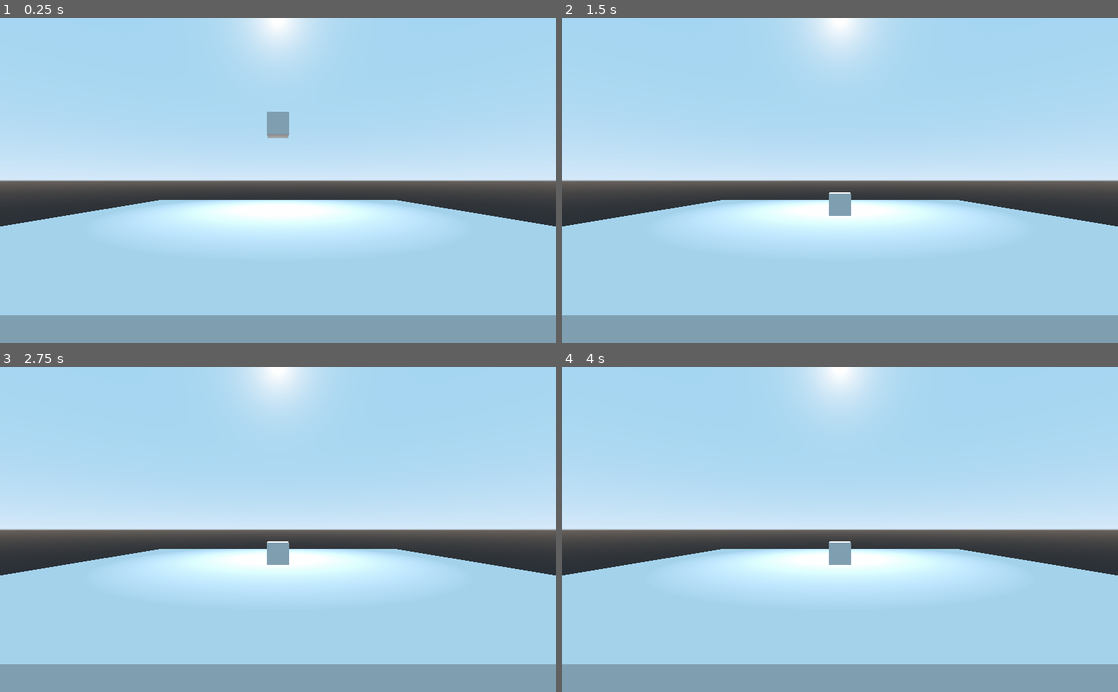
Above: before the commit, frames 1-4 (two rows, left to right).
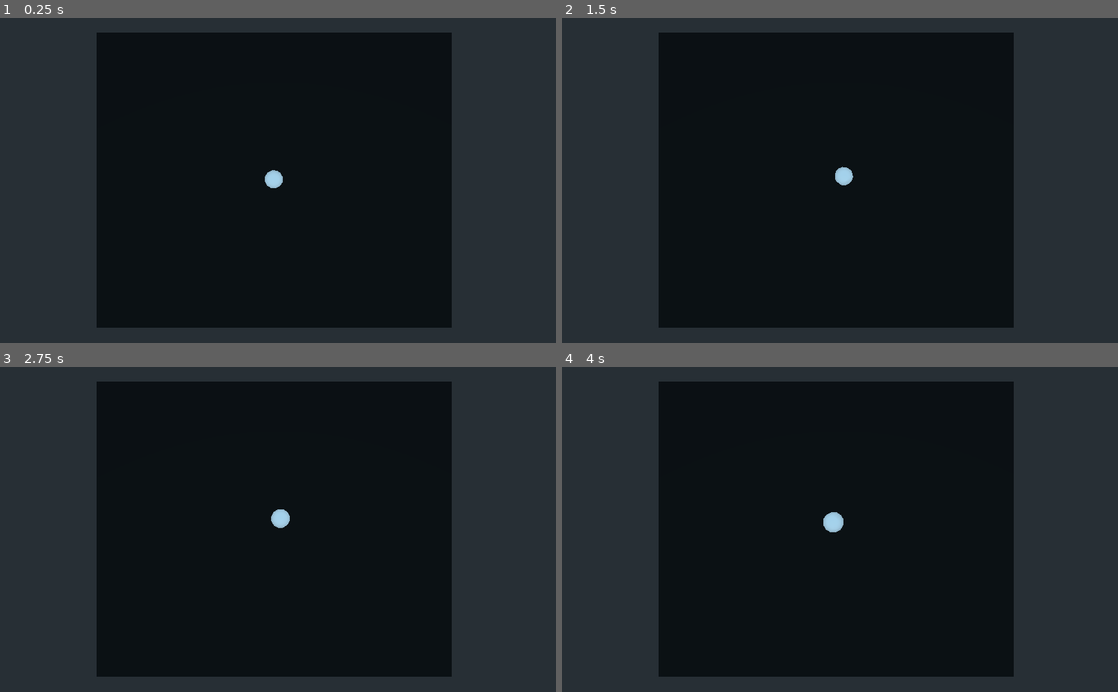
Above: after the commit, the same moments.

Repository: NoaheCampbell/GoDot-Experiments
Game: Godot game, scene res://Spatial.tscn
Same seed, same stepped clock (60 frames per second), same inputs: the game is played once before the commit and once after it.
Inputs:
- Up to frame 1 (0.25 s): no input
- Up to frame 2 (1.5 s): tap Enter at 0.5 s; hold D 0.53-1.28 s; hold S from 1.28 s (still down)
- Up to frame 3 (2.75 s): tap Space at 2 s; release S at 2.03 s; hold D from 2.03 s (still down)
- Up to frame 4 (4 s): tap Enter at 2.75 s; release D at 2.78 s; hold W 2.78-3.53 s; tap Space at 3.5 s; hold A from 3.53 s (still down)

The runs differ from the first frame. In frame 1, 97% of the frame differs, in the area x 0-100%, y 0-100%; in frame 2, 97%; in frame 3, 97%; in frame 4, 97%.

Commit message:
Added movement

Diff:
--- a/CSGBox.gd
+++ b/CSGBox.gd
@@ -1,9 +1,10 @@
-extends CSGBox
+extends RigidBody
 
 
 # Declare member variables here. Examples:
 
-var thrustValue = 5;
+var thrustValue = 50
+
 
 # Called when the node enters the scene tree for the first time.
 func _ready():
@@ -11,13 +12,31 @@
 
 func _move_forward(delta_time):
 	# Applies force to the node
-	apply_impulse(Vector3(0, 0, 0), get_global_transform().basis.z.normalized() * delta_time * thrustValue)
+	translate(get_global_transform().basis.z.normalized() * thrustValue * delta_time)
+
+func _move_back(delta_time):
+	# Applies force to the node
+	translate(get_global_transform().basis.z.normalized() * delta_time * -thrustValue)
+
+func _move_left(delta_time):
+	translate(get_global_transform().basis.x.normalized() * delta_time * -thrustValue)
+
+func _move_right(delta_time):
+	translate(get_global_transform().basis.x.normalized() * thrustValue * delta_time)
 
 # Called every frame. 'delta' is the elapsed time since the previous frame.
-#func _process(delta):
-#	pass
+# func _process(_delta):
+# 	# Resets the player's x and z rotation to 0
+# 	rotation.x = 0
+# 	rotation.z = 0
 
 func _input(event):
 	if event is InputEventKey and event.pressed:
 		if event.scancode == KEY_W:
 			_move_forward(get_process_delta_time())
+		elif event.scancode == KEY_S:
+			_move_back(get_process_delta_time())
+		elif event.scancode == KEY_A:
+			_move_right(get_process_delta_time())
+		elif event.scancode == KEY_D:
+			_move_left(get_process_delta_time())
--- /dev/null
+++ b/CameraMovement.gd
@@ -0,0 +1,19 @@
+extends Camera
+
+
+# Declare member variables here. Examples:
+# var a = 2
+# var b = "text"
+# var player = get_parent().get_node("Player")
+
+
+
+# Called when the node enters the scene tree for the first time.
+func _ready():
+	pass # Replace with function body.
+
+
+# Called every frame. 'delta' is the elapsed time since the previous frame.
+# func _process(_delta):
+	# Follows the player
+	# translate(player - position_offset)
--- a/Spatial.tscn
+++ b/Spatial.tscn
@@ -1,30 +1,32 @@
-[gd_scene load_steps=2 format=2]
+[gd_scene load_steps=5 format=2]
 
-[sub_resource type="BoxShape" id=1]
+[ext_resource path="res://CSGBox.gd" type="Script" id=1]
+[ext_resource path="res://CameraMovement.gd" type="Script" id=2]
+
+[sub_resource type="SpatialMaterial" id=2]
+albedo_color = Color( 0, 0, 0, 1 )
+
+[sub_resource type="SphereShape" id=3]
 
 [node name="Spatial" type="Spatial"]
-
-[node name="Camera" type="Camera" parent="."]
-transform = Transform( 1, 0, 0, 0, 1, 0, 0, 0, 1, 0, 1.28658, 5.35772 )
-
-[node name="OmniLight" type="OmniLight" parent="."]
-transform = Transform( 1, 0, 0, 0, 1, 0, 0, 0, 1, 2.38419e-07, 1.98645, -1.01779 )
-light_energy = 1.194
-light_indirect_energy = 2.36
-light_specular = 0.0
-omni_range = 4.37
-omni_attenuation = 0.707108
 
 [node name="Platform" type="CSGBox" parent="."]
 transform = Transform( 3.99117, 0, 0, 0, 0.245173, 0, 0, 0, 3.99117, 0, 0.247843, 0 )
 use_collision = true
 width = 2.40057
+material = SubResource( 2 )
 
-[node name="RigidBody" type="RigidBody" parent="."]
+[node name="Player" type="RigidBody" parent="."]
+transform = Transform( 0.229563, 0, 0, 0, 0.229563, 0, 0, 0, 0.229563, 0, 0.994593, 0 )
+script = ExtResource( 1 )
 
-[node name="CSGBox" type="CSGBox" parent="RigidBody"]
-transform = Transform( 0.245173, 0, 0, 0, 0.245173, 0, 0, 0, 0.245173, 0, 2.79938, 0 )
+[node name="CollisionShape" type="CollisionShape" parent="Player"]
+shape = SubResource( 3 )
 
-[node name="CollisionShape" type="CollisionShape" parent="RigidBody"]
-transform = Transform( 0.251318, 0, 0, 0, 0.251318, 0, 0, 0, 0.251318, 0, 2.79553, 0 )
-shape = SubResource( 1 )
+[node name="CSGSphere" type="CSGSphere" parent="Player"]
+transform = Transform( 1, 0, 0, 0, 1, 0, 0, 0, 1, 0, 0, 0 )
+use_collision = true
+
+[node name="Camera" type="Camera" parent="."]
+transform = Transform( -1, 8.74228e-08, 3.82137e-15, 0, -4.37114e-08, 1, 8.74228e-08, 1, 4.37114e-08, -0.102825, 6.76925, -0.0128572 )
+script = ExtResource( 2 )
